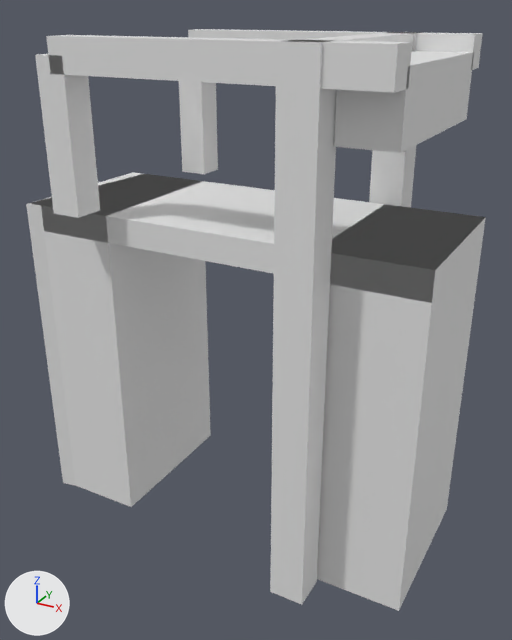
The glTF model models/oudemirdum/oudemirdum-lanbouwbrug-zuid/oudemirdum-lanbouwbrug-zuid.glb as it was, and as the next commit left it.
One viewpoint serves both versions: a 50 mm camera at (10.03, -17.83, 5.69) aimed at (0.31, -0.17, -3.15). The lights are fixed; the arrows at lower left show +X, +Y and +Z. The first picture is the older version.

In view in the first picture: 'building:balans', 'building:balans 2', 'building:contragewicht', 'building:hamei', 'building:hamei 2', 'building:hangstang', 'building:hangstang 2', 'building:portaal', 'road:dek', 'road:landhoofd (aangenomen)', 'road:landhoofd (aangenomen) 2'.
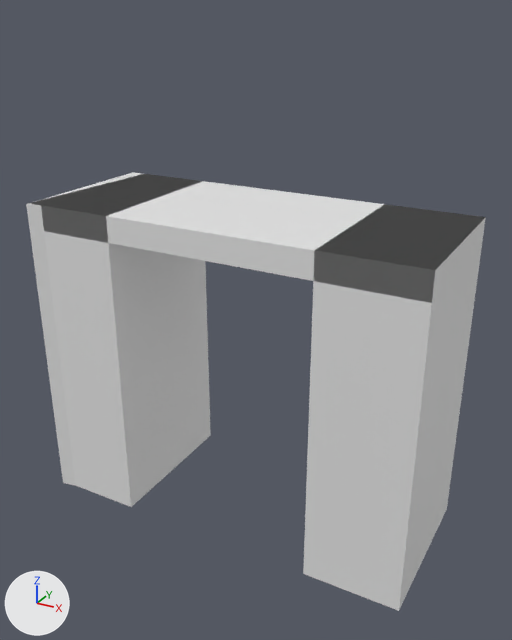
The change, as a list of edits to the scene's bpy script:
```text
Remove ob_building_hamei:
    ob_building_hamei = bpy.data.objects.new('building:hamei', me_hamei)
    ob_building_hamei.location = (0.0, 0.0, 0.0)
Remove ob_building_hamei_2:
    ob_building_hamei_2 = bpy.data.objects.new('building:hamei 2', me_hamei_2)
    ob_building_hamei_2.location = (0.0, 0.0, 0.0)
Remove ob_building_portaal:
    ob_building_portaal = bpy.data.objects.new('building:portaal', me_portaal)
    ob_building_portaal.location = (0.0, 0.0, 0.0)
Remove ob_building_balans:
    ob_building_balans = bpy.data.objects.new('building:balans', me_balans)
    ob_building_balans.location = (0.0, 0.0, 0.0)
Remove ob_building_hangstang:
    ob_building_hangstang = bpy.data.objects.new('building:hangstang', me_hangstang)
    ob_building_hangstang.location = (0.0, 0.0, 0.0)
Remove ob_building_balans_2:
    ob_building_balans_2 = bpy.data.objects.new('building:balans 2', me_balans_2)
    ob_building_balans_2.location = (0.0, 0.0, 0.0)
Remove ob_building_hangstang_2:
    ob_building_hangstang_2 = bpy.data.objects.new('building:hangstang 2', me_hangstang_2)
    ob_building_hangstang_2.location = (0.0, 0.0, 0.0)
Remove ob_building_contragewicht:
    ob_building_contragewicht = bpy.data.objects.new('building:contragewicht', me_contragewicht)
    ob_building_contragewicht.location = (0.0, 0.0, 0.0)
```

Pixel boxes (x1, y1, x2, y2) of what changed, in the pictures (512 x 640 px):
'building:hamei 2', deleted
    before: (270, 40, 337, 605)
'building:balans 2', deleted
    before: (46, 35, 412, 93)
'building:contragewicht', deleted
    before: (334, 51, 474, 153)
'building:hangstang 2', deleted
    before: (35, 54, 100, 218)
'building:hangstang', deleted
    before: (179, 81, 218, 174)
'building:balans', deleted
    before: (188, 29, 483, 70)
'building:hamei', deleted
    before: (369, 32, 425, 208)
'building:portaal', deleted
    before: (291, 33, 414, 52)
